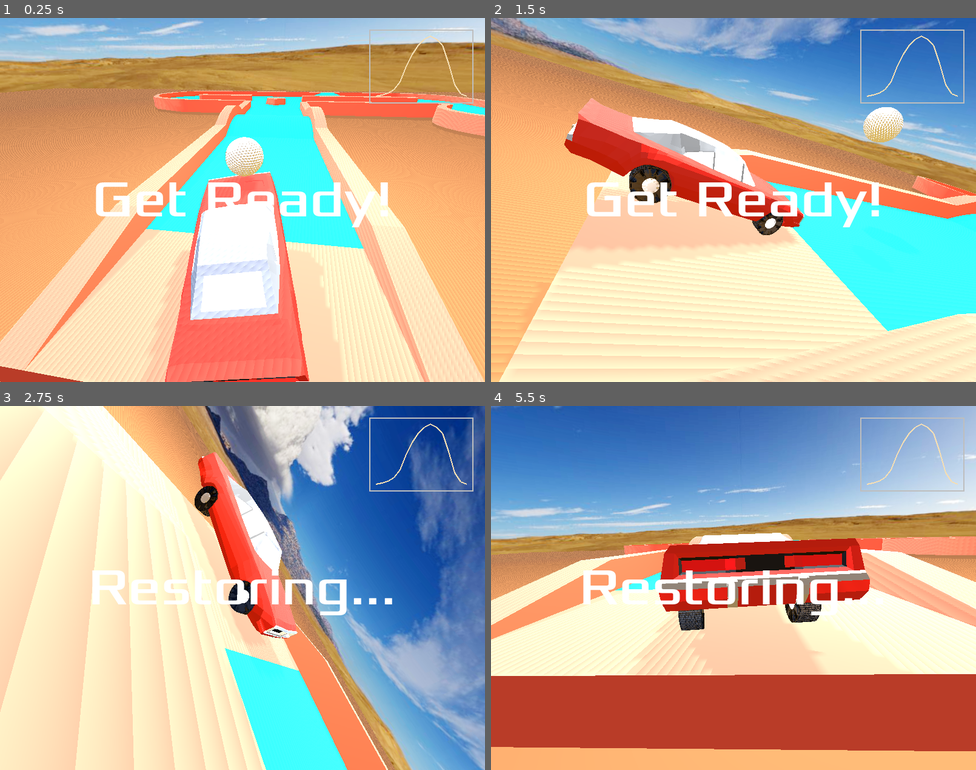
Above: before the commit, frames 1-4 (two rows, left to right).
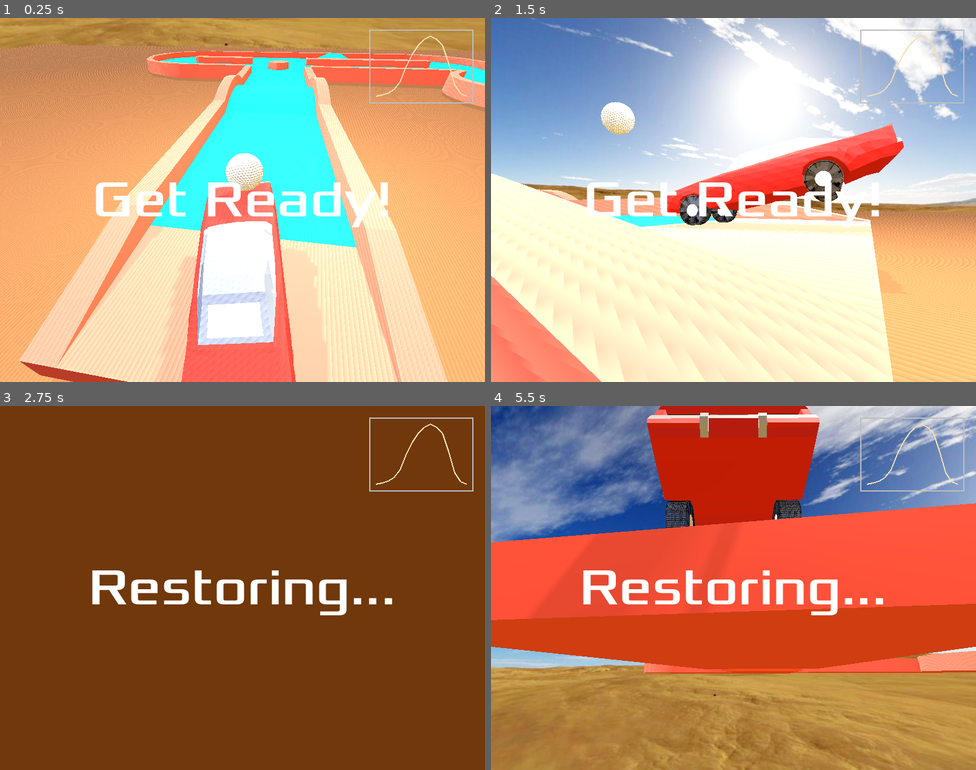
Above: after the commit, the same moments.

Repository: deecovan/v4-51-golf
Game: Godot game, scene res://Scenes/Main.tscn
The game is run twice, just before and just after one commit, with the same random seed, the same clock (stepped at 60 frames per second) and the same inputs.
Inputs (mouse positions are in pixels of both pictures, inside the frame that each line leads up to):
- Up to frame 1 (0.25 s): no input
- Up to frame 2 (1.5 s): move the mouse to (840, 181) at 0.52 s; hold Right (ui_right) 0.53-1.28 s; hold Mouse wheel up (cam_zoom_in) 0.53-1.28 s; move the mouse to (636, 218) at 1.27 s; hold Down (ui_down) from 1.28 s (still down); tap Mouse wheel down (cam_zoom_out) at 1.35 s
- Up to frame 3 (2.75 s): move the mouse to (291, 507) at 2.02 s; release Down (ui_down) at 2.03 s; hold Right (ui_right) from 2.03 s (still down); tap R (restore) at 2.1 s
- Up to frame 4 (5.5 s): move the mouse to (709, 660) at 2.77 s; release Right (ui_right) at 2.78 s; hold Up (ui_up) 2.78-3.53 s; tap Mouse wheel up (cam_zoom_in) at 2.85 s; move the mouse to (879, 642) at 3.52 s; hold Mouse wheel down (cam_zoom_out) 3.53-4.28 s; hold Left (ui_left) 3.53-5.03 s; move the mouse to (588, 533) at 4.27 s; tap R (restore) at 4.35 s; move the mouse to (757, 588) at 5.02 s; hold Down (ui_down) from 5.03 s (still down); hold Mouse wheel up (cam_zoom_in) from 5.03 s (still down)

The runs differ from the first frame. In frame 1, 46% of the frame differs, in the area x 0-100%, y 0-100%; in frame 2, 75%; in frame 3, 98%; in frame 4, 97%.

Commit message:
Fixed Camera Gimble follow the Car

Diff:
--- a/Project/Scenes/Main.tscn
+++ b/Project/Scenes/Main.tscn
@@ -18,8 +18,6 @@
 
 [node name="WorldEnvironment" parent="." instance=ExtResource("2_jw32o")]
 
-[node name="200sqm" parent="." instance=ExtResource("3_50glp")]
-
 [node name="Course" type="GridMap" parent="."]
 mesh_library = ExtResource("2_kln2b")
 cell_size = Vector3(10, 1, 10)
@@ -36,6 +34,14 @@
 shape = SubResource("CylinderShape3D_pbw6q")
 debug_color = Color(1, 0, 1, 0.419608)
 
+[node name="Vehicle" parent="." instance=ExtResource("10_bmxlf")]
+transform = Transform3D(-1, 0, 8.74228e-08, 0, 1, 0, -8.74228e-08, 0, -1, -4.9812, 3.80142, -3.218)
+
+[node name="CameraGimbal" parent="." instance=ExtResource("6_v1gob")]
+transform = Transform3D(1, 0, -1.74846e-07, 0, 1, 0, 1.74846e-07, 0, 1, -5, 5, -4)
+
+[node name="200sqm" parent="." instance=ExtResource("3_50glp")]
+
 [node name="UI" parent="." instance=ExtResource("4_rgh2o")]
 
 [node name="Tee" type="Marker3D" parent="."]
@@ -45,11 +51,5 @@
 transform = Transform3D(1, 0, 0, 0, 1, 0, 0, 0, 1, -5, 5, -4)
 mass = 0.3
 
-[node name="CameraGimbal" parent="." instance=ExtResource("6_v1gob")]
-transform = Transform3D(1, 0, -1.74846e-07, 0, 1, 0, 1.74846e-07, 0, 1, -5, 5, -4)
-
-[node name="Vehicle" parent="." instance=ExtResource("10_bmxlf")]
-transform = Transform3D(-1, 0, 8.74228e-08, 0, 1, 0, -8.74228e-08, 0, -1, -4.9812, 3.80142, -3.218)
-
 [connection signal="body_entered" from="Hole" to="." method="_on_hole_body_entered"]
 [connection signal="stopped" from="Ball" to="." method="_on_ball_stopped"]
--- a/Project/Scripts/Main.gd
+++ b/Project/Scripts/Main.gd
@@ -1,15 +1,10 @@
 extends Node3D
 
 @export var mouse_sensitivity = 150
-@export var camera_lerp = 5
-@export var camera_rotation = -0.5
-@export var camera_zoom = 0.15
 
 func _ready():
 	#Input.mouse_mode = Input.MOUSE_MODE_CAPTURED
 	$Ball.position = $Tee.position
-	$CameraGimbal/GimbalInner.rotation.x = camera_rotation
-	$CameraGimbal.zoom = camera_zoom
 	$UI.show_message("Get Ready!")
 
 func _input(_event):
@@ -20,10 +15,6 @@
 		$UI.show_message("Restoring...")
 		$Vehicle.position.y = $Vehicle.position.y + 1
 		$Vehicle.rotation.z = 0
-
-	$CameraGimbal.position = $CameraGimbal.position.lerp(
-		$Vehicle.position, delta * camera_lerp)
-	$CameraGimbal.rotation.y = $Vehicle.rotation.y
 
 ## Functions
 
--- a/Project/Scripts/camera_gimbal.gd
+++ b/Project/Scripts/camera_gimbal.gd
@@ -3,7 +3,24 @@
 @export var cam_speed = PI / 2
 @export var zoom_speed = 0.01
 
+@export var camera_lerpx = 3
+@export var camera_lerpy = 2
+@export var camera_lerpz = 5
+@export var camera_rotation = -0.5
+@export var camera_zoom = 0.15
+
+var gimbal_rotation_x: float
+var gimbal_rotation_y: float
+var vehicle_rotation_x: float
+var vehicle_rotation_y: float
+
 var zoom: float
+
+func _ready() -> void:
+	$GimbalInner.rotation.x = camera_rotation
+	zoom = camera_zoom
+	gimbal_rotation_x = $GimbalInner.rotation.x
+	gimbal_rotation_y = $GimbalInner.rotation.y
 
 func _input(event):
 	if event.is_action_pressed("cam_zoom_in"):
@@ -12,10 +29,16 @@
 		zoom += zoom_speed
 
 func _process(delta):
-	zoom = clamp(zoom, 0.05, 3.0)
+	## Gimbal follow the car, but rotation is modified by player's keyboard
 	scale = Vector3.ONE * zoom
-	var y = Input.get_axis("ui_left", "ui_right")
-	$GimbalInner.rotate_y(y * cam_speed * delta)
-	var x = Input.get_axis("ui_down", "ui_up")
-	$GimbalInner.rotate_x(x * cam_speed * delta)
-	$GimbalInner.rotation.x = clamp($GimbalInner.rotation.x, -PI / 2, -0.2)
+	position.x = lerp(position.x,$"../Vehicle".position.x, delta * camera_lerpx)
+	position.y = lerp(position.y,$"../Vehicle".position.y, delta * camera_lerpy)
+	position.z = lerp(position.z,$"../Vehicle".position.z, delta * camera_lerpz)
+	vehicle_rotation_x = $"../Vehicle".rotation.x
+	vehicle_rotation_y = $"../Vehicle".rotation.y
+	var x = Input.get_axis("ui_up", "ui_down")
+	gimbal_rotation_x = gimbal_rotation_x + x * cam_speed * delta
+	$GimbalInner.rotation.x = gimbal_rotation_x + vehicle_rotation_x
+	var y = Input.get_axis("ui_right", "ui_left")
+	gimbal_rotation_y = gimbal_rotation_y + y * cam_speed * delta
+	$GimbalInner.rotation.y = gimbal_rotation_y + vehicle_rotation_y
Not shown, changed: README.MD
